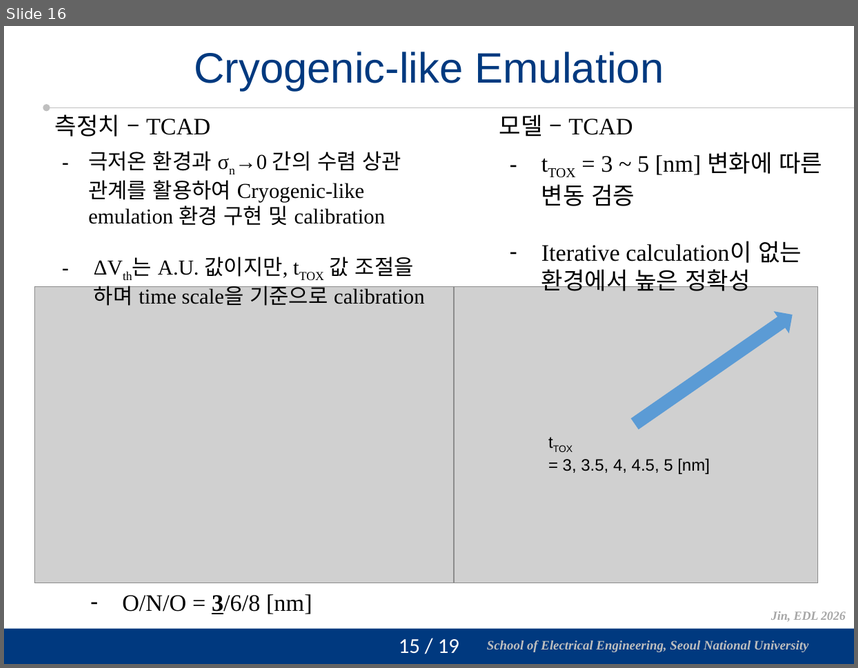
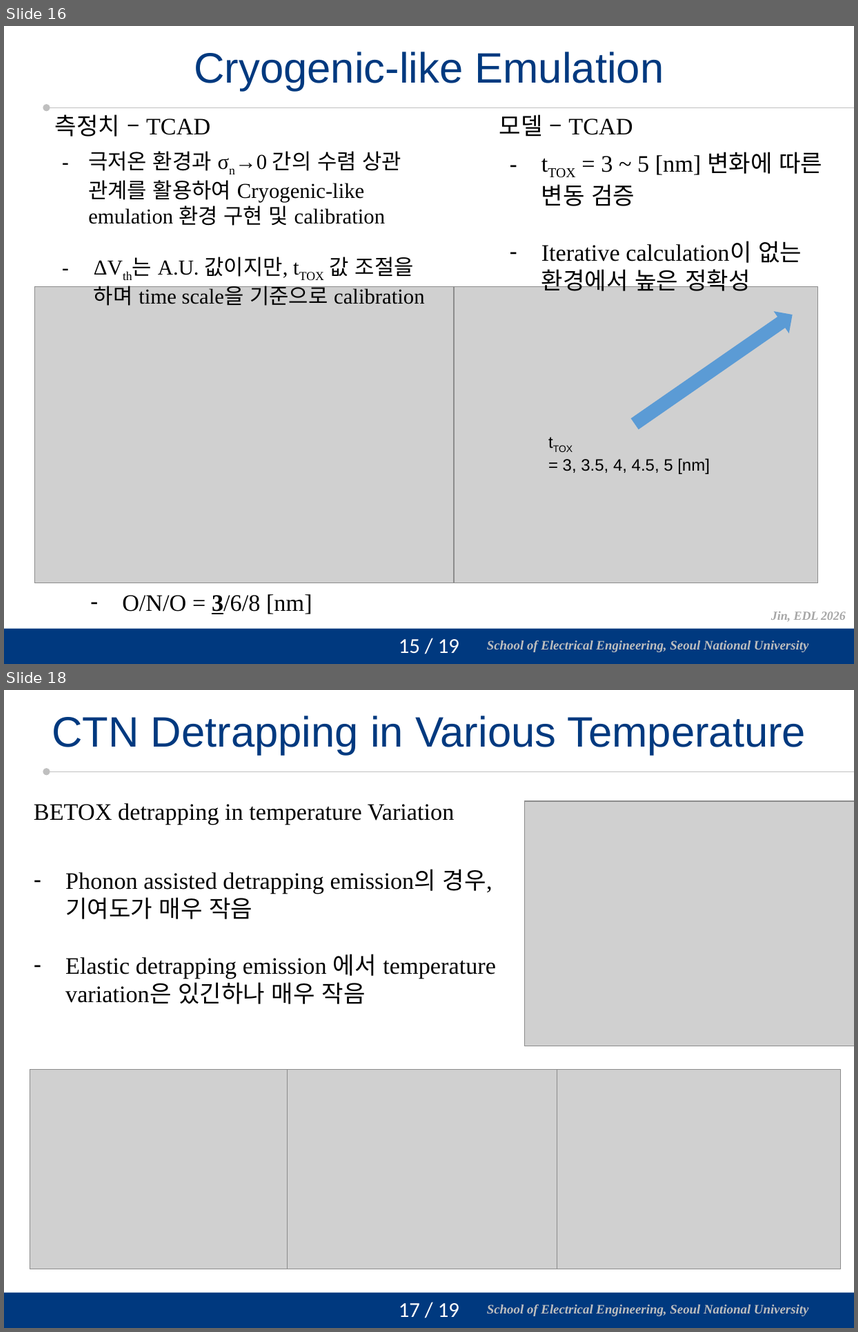
Before and after one commit to vectorcont62-dev/Graduation-SNU-MS, a slide deck: 진명 석사졸업 연구 정리 - 피드백 반영.pptx. Shown one above the other, each under a label of ours: slide 16 before the commit, slides 16 and 18 after it; the slides between them are not shown. The pictures are 858x668 and 858x1332 pixels, drawn with LibreOffice and Linux fonts; fonts in the diff are those of the drawing; grey boxes stand for pictures; background and template pictures are left out. Boxes give left, top, right and bottom in pixels: in the first picture for what was removed or moved away, otherwise in the second. Text is boxed around its words. In the diff, an @@ line names an element or a change of style, - is before the commit and + after.

Commit message:
Phonon assisted model added, presentation all edited

```diff
--- a/진명 석사졸업 연구 정리 - 피드백 반영.pptx
+++ b/진명 석사졸업 연구 정리 - 피드백 반영.pptx
@@ slide 18 added at (4,690,854,1328), background #FFFFFF; not listed: 4 template elements that a slide beside it also shows @@
@@ title added at (52,716,806,754), 36 pt, text #00397F @@
+CTN Detrapping in Various Temperature
@@ text added at (34,803,455,825), 20 pt, text #000000 @@
+BETOX detrapping in temperature Variation
@@ picture added at (525,801,854,1046) @@
@@ text added at (65,869,496,1004), 20 pt, text #000000 @@
+– Phonon assisted detrapping emission의 경우, 기여도가 매우 작음
+– Elastic detrapping emission 에서 temperature variation은 있긴하나 매우 작음
@@ picture added at (30,1069,314,1269) @@
@@ picture added at (287,1069,571,1269) @@
@@ picture added at (557,1069,840,1269) @@
```
Also in this commit, not shown: 7 slides changed, 1 slide removed, 1 other file.
